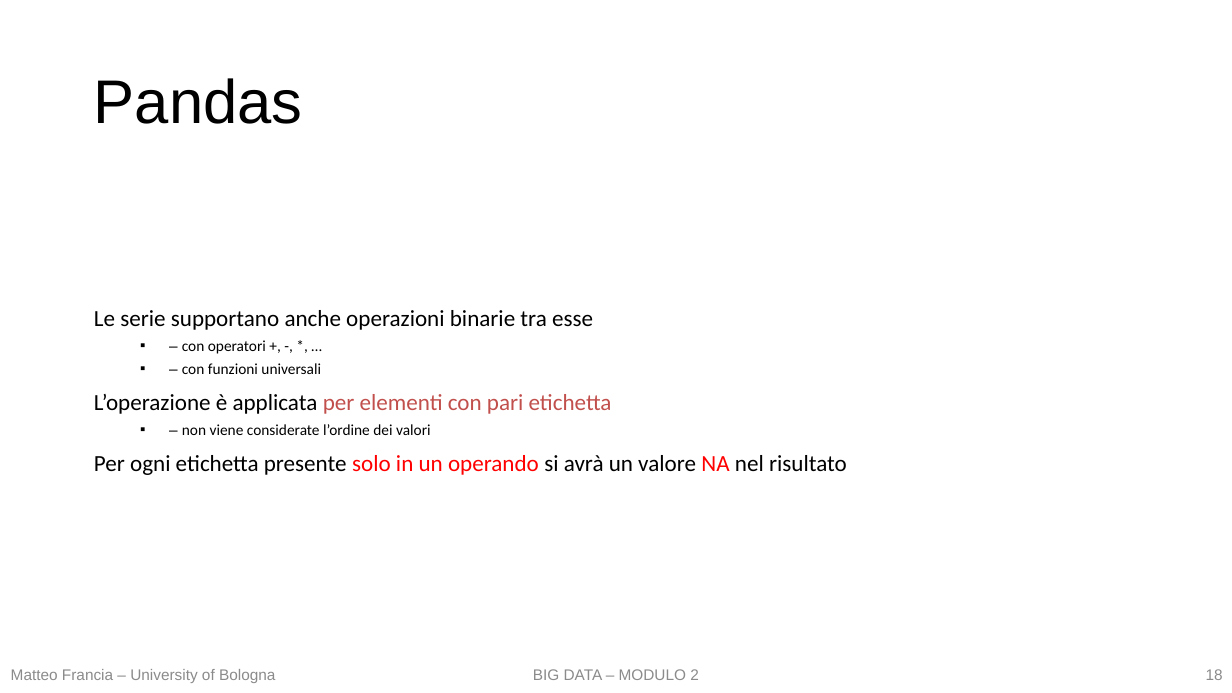
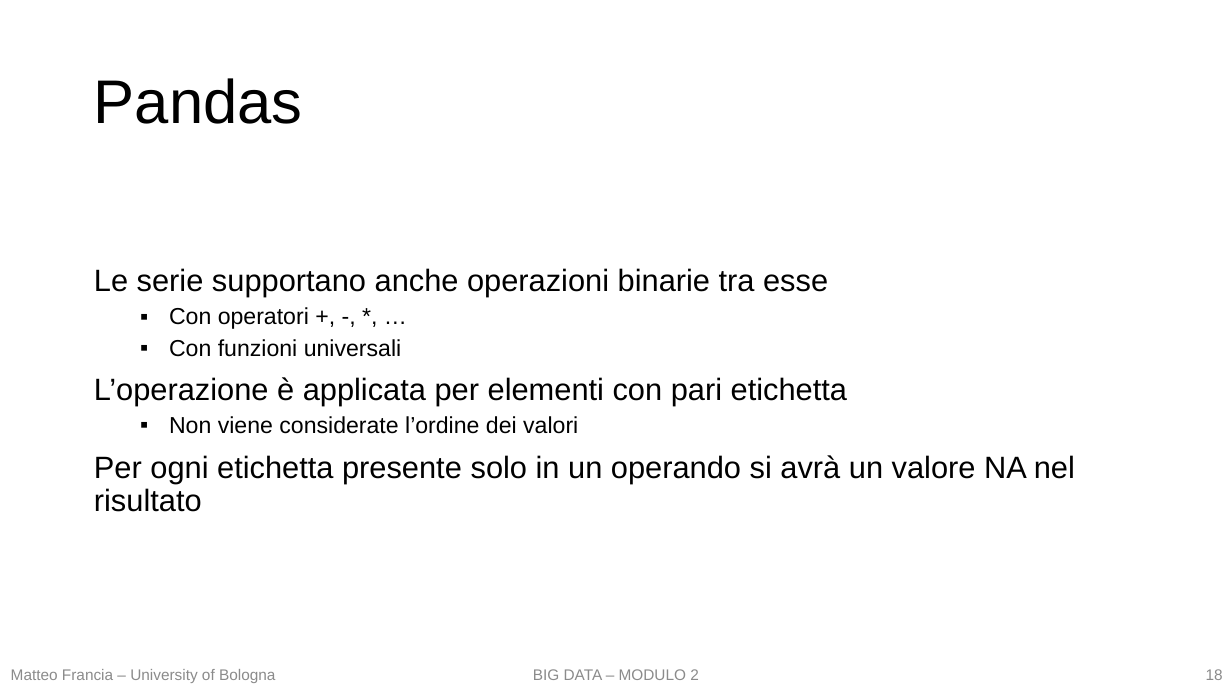
Before and after one commit to w4bo/teaching-handsondatapipelines, a slide deck: slide 18 of 01 - DataPreprocessing/01 - DataPreprocessing.pptx. Drawn at 1232x693 pixels with LibreOffice and Linux fonts; fonts in the diff are those of the drawing. Boxes give left, top, right and bottom in pixels: in the first picture for what was removed or moved away, otherwise in the second. Text is boxed around its words. In the diff, an @@ line names an element or a change of style, - is before the commit and + after.

```diff
--- a/01 - DataPreprocessing/01 - DataPreprocessing.pptx
+++ b/01 - DataPreprocessing/01 - DataPreprocessing.pptx
@@ text at (x1=94, y1=268, x2=1075, y2=512): size 18 to 24 pt, font Calibri to Arial in "Le serie supportano anche operazioni binarie tra ...", "L’operazione è applicata per elementi con pari ...", "Per ogni etichetta presente solo in un ..."; text colour #C1504D to #000000 in "per elementi con pari etichetta"; text colour #FF0000 to #000000 in "solo in un operando NA" @@
@@ text at (x1=169, y1=307, x2=402, y2=357): text changed; size 12 to 18 pt; font Calibri to Arial @@
-  ▪ – con operatori +, -, *, …
-  ▪ – con funzioni universali
+  ▪ Con operatori +, -, *, …
+  ▪ Con funzioni universali
@@ text at (x1=169, y1=416, x2=578, y2=434): text changed; size 12 to 18 pt; font Calibri to Arial @@
-  ▪ – non viene considerate l’ordine dei valori
+  ▪ Non viene considerate l’ordine dei valori
```
Also in this commit, not shown: 5 other slides changed, 4 other files.
